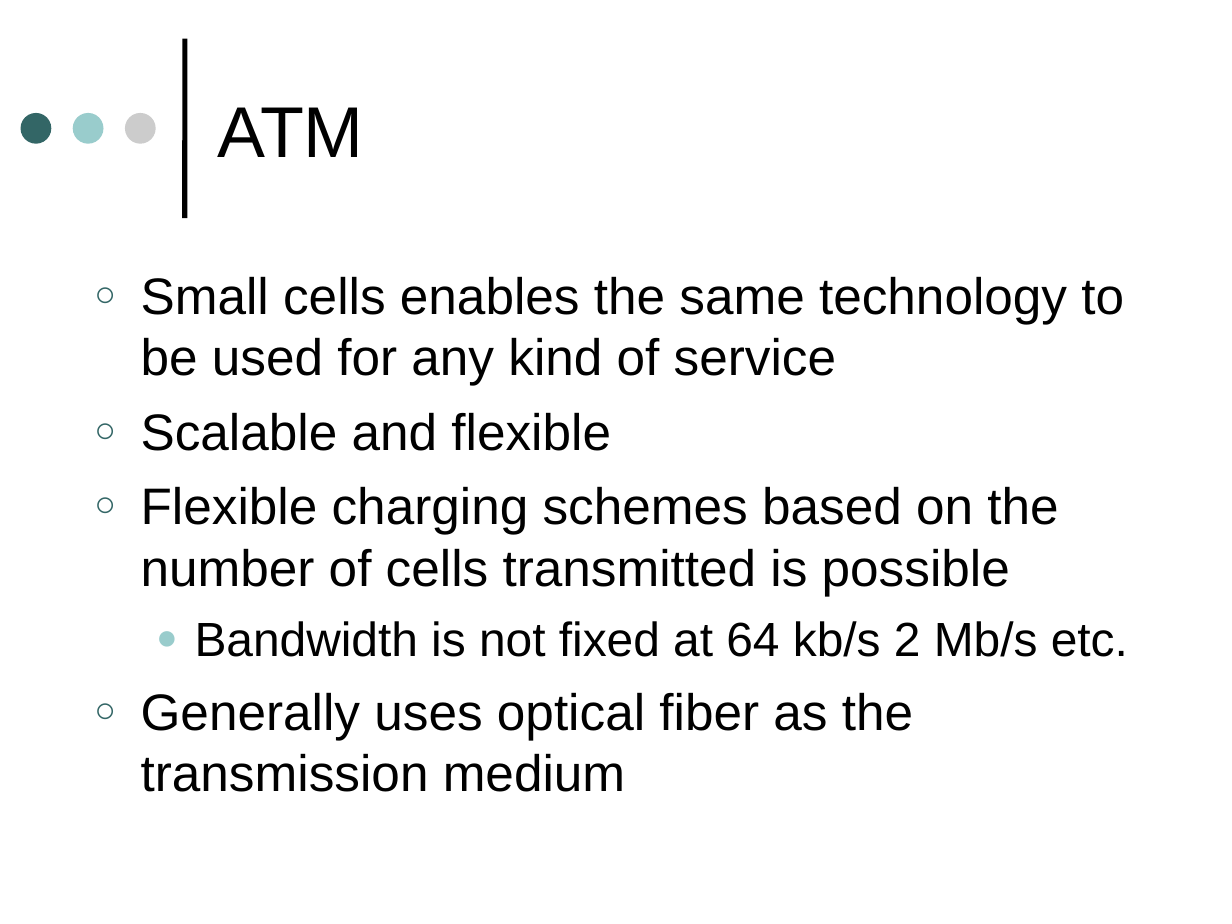
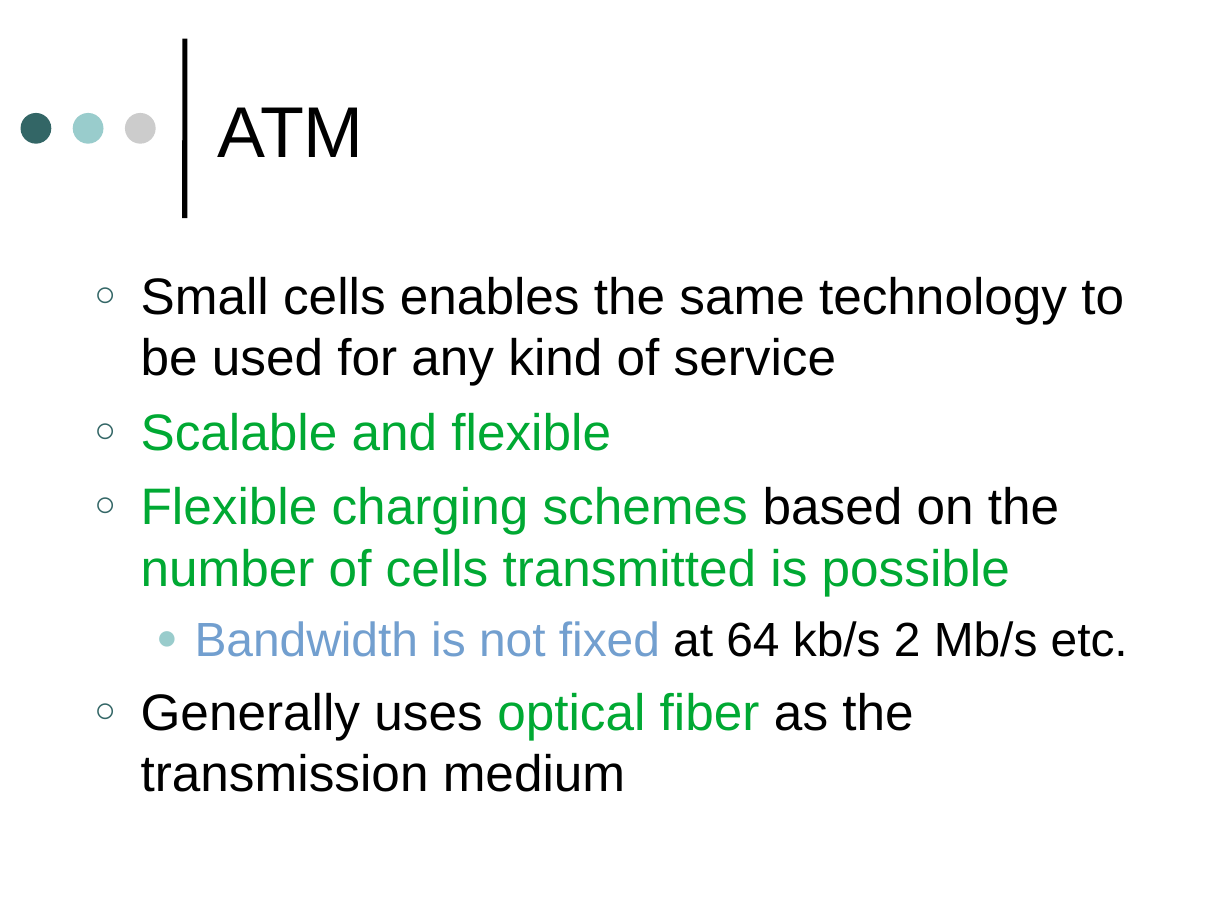
Before and after one commit to SahanWeerasiri/sem4, a slide deck: slide 19 of Computer Networks/WANs.odp. Drawn at 1232x924 pixels with LibreOffice and Linux fonts; fonts in the diff are those of the drawing. Boxes give left, top, right and bottom in pixels: in the first picture for what was removed or moved away, otherwise in the second. Text is boxed around its words. In the diff, an @@ line names an element or a change of style, - is before the commit and + after.

```diff
--- a/Computer Networks/WANs.odp
+++ b/Computer Networks/WANs.odp
@@ text at [141,412,1128,792]: text colour #000000 to #00A933 in "Scalable and flexible", "Flexible charging schemes number of cells transmitted ...", "optical fiber"; text colour #000000 to #729FCF in "Bandwidth is not fixed" @@
```
Also in this commit, not shown: 25 other slides changed.
